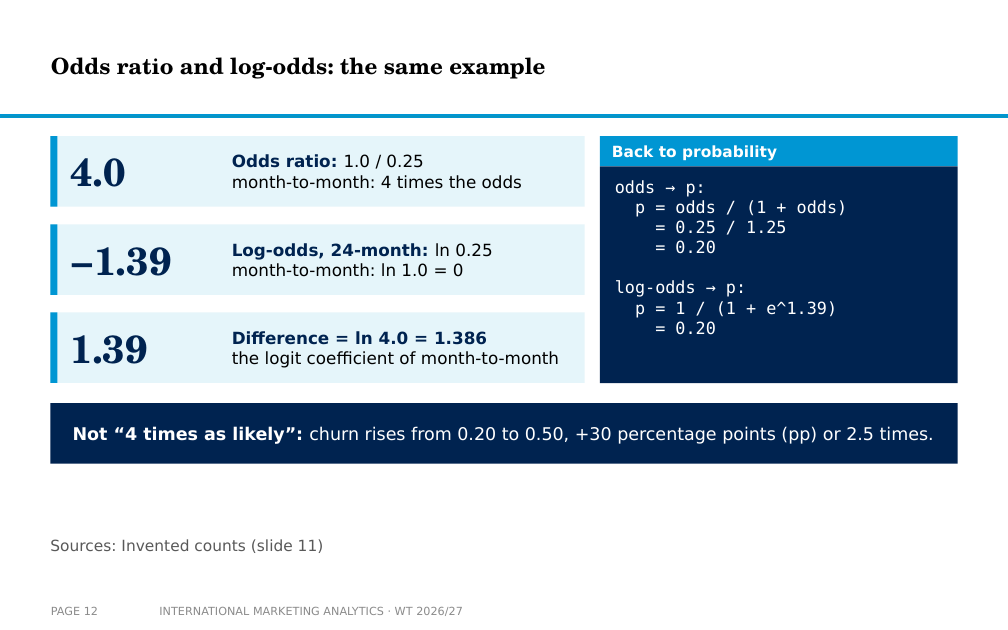
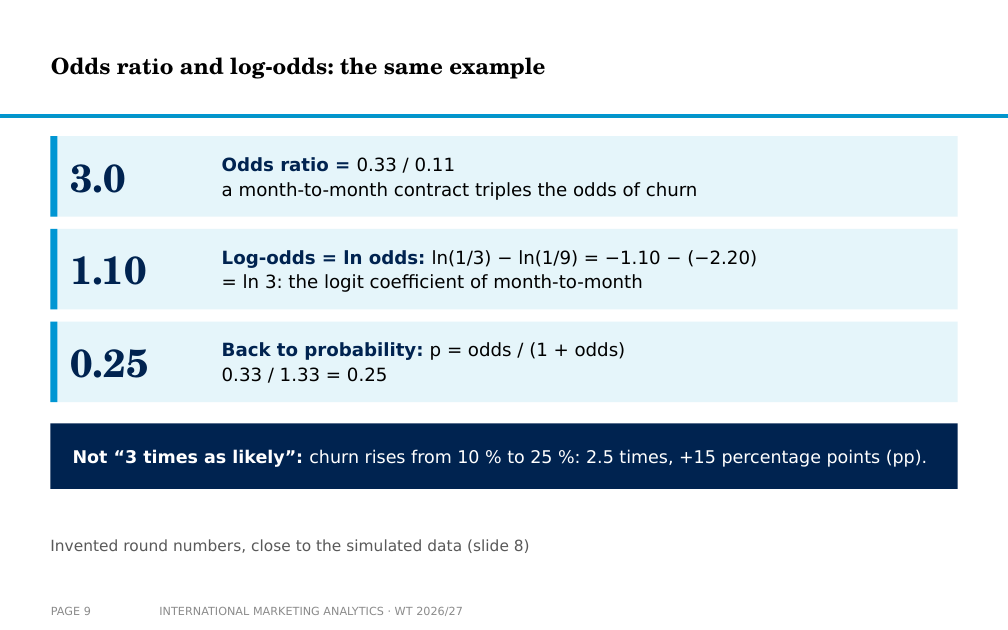
Before and after one commit to arnefloh-wu/international-marketing-analytics-teaching, a slide deck: slide 9 of slides/logistic-regression-in-international-marketing_WT26-27.pptx (slide 12 before the commit). Drawn at 1008x630 pixels with LibreOffice and Linux fonts; fonts in the diff are those of the drawing; background and template pictures are left out. Boxes give left, top, right and bottom in pixels: in the first picture for what was removed or moved away, otherwise in the second. Text is boxed around its words. In the diff, an @@ line names an element or a change of style, - is before the commit and + after.

```diff
--- a/slides/logistic-regression-in-international-marketing_WT26-27.pptx
+++ b/slides/logistic-regression-in-international-marketing_WT26-27.pptx
@@ rectangle: place and size @@
-rectangle at (50,136,57,207)
+rectangle at (50,136,57,217)
@@ rectangle: place and size @@
-rectangle at (50,136,585,207)
+rectangle at (50,136,958,217)
@@ rectangle removed at (600,136,958,166) @@
@@ text removed at (612,145,777,161) @@
-Back to probability
@@ text at (71,164,127,193): text changed @@
-4.0
+3.0
@@ text at (222,157,698,200): text changed; size 12 to 13 pt @@
-Odds ratio: 1.0 / 0.25
-month-to-month: 4 times the odds
+Odds ratio = 0.33 / 0.11
+a month-to-month contract triples the odds of churn
@@ rectangle removed at (600,166,958,383) @@
@@ text removed at (615,180,848,335) @@
-odds → p:
-p = odds / (1 + odds)
-= 0.25 / 1.25
-= 0.20
-log-odds → p:
-p = 1 / (1 + e^1.39)
-= 0.20
@@ rectangle: place and size @@
-rectangle at (50,225,57,295)
+rectangle at (50,229,57,309)
@@ rectangle: place and size @@
-rectangle at (50,225,585,295)
+rectangle at (50,229,958,309)
@@ text at (71,256,147,285): text changed @@
-−1.39
+1.10
@@ text at (222,250,757,292): text changed; size 12 to 13 pt @@
-Log-odds, 24-month: ln 0.25
-month-to-month: ln 1.0 = 0
+Log-odds = ln odds: ln(1/3) − ln(1/9) = −1.10 − (−2.20)
+= ln 3: the logit coefficient of month-to-month
@@ rectangle: place and size @@
-rectangle at (50,312,57,383)
+rectangle at (50,322,57,402)
@@ rectangle: place and size @@
-rectangle at (50,312,585,383)
+rectangle at (50,322,958,402)
@@ text at (71,349,149,378): text changed @@
-1.39
+0.25
@@ text at (222,342,626,382): text changed; size 12 to 13 pt @@
-Difference = ln 4.0 = 1.386
-the logit coefficient of month-to-month
+Back to probability: p = odds / (1 + odds)
+0.33 / 1.33 = 0.25
@@ rectangle: place and size @@
-rectangle at (50,403,958,464)
+rectangle at (50,423,958,489)
@@ text at (73,449,927,467): text changed @@
-Not “4 times as likely”: churn rises from 0.20 to 0.50, +30 percentage points (pp) or 2.5 times.
+Not “3 times as likely”: churn rises from 10 % to 25 %: 2.5 times, +15 percentage points (pp).
@@ text at (50,539,530,553): text changed @@
-Sources: Invented counts (slide 11)
+Invented round numbers, close to the simulated data (slide 8)
@@ page number at (51,607,91,615): text changed @@
-PAGE 12
+PAGE 9
```
Also in this commit, not shown: 25 other slides changed, 10 slides added, 29 slides removed, 3 other files.
